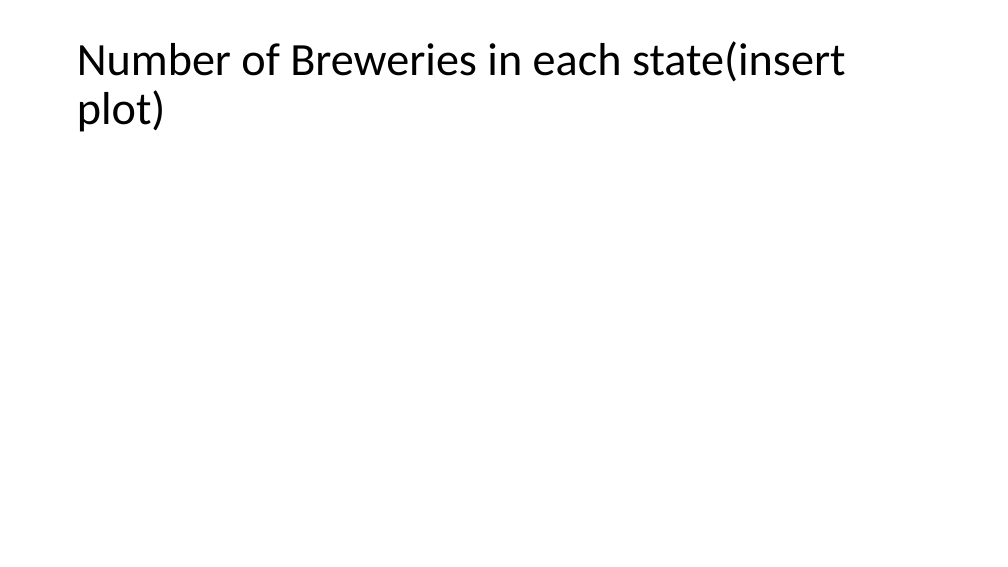
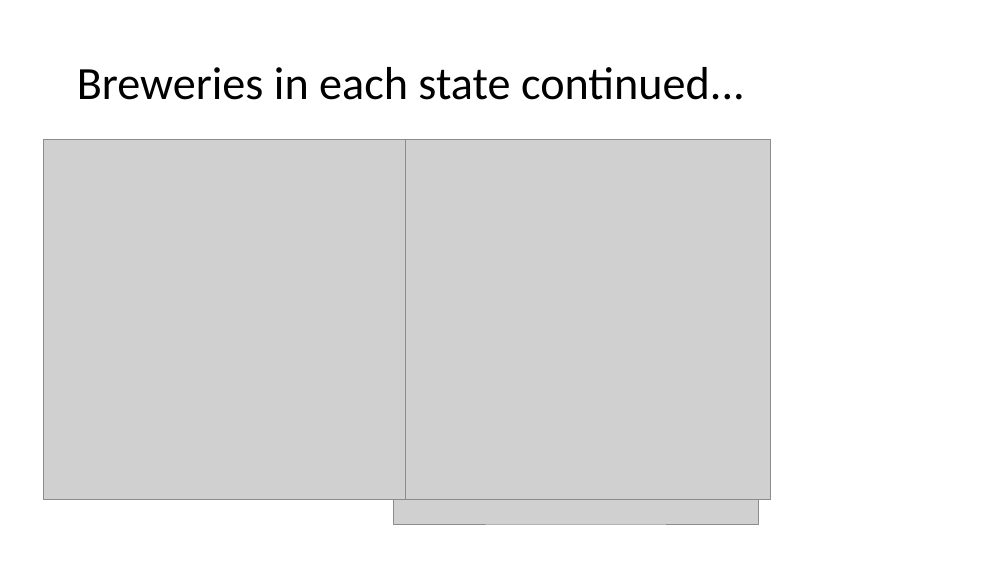
Before and after one commit to RiccoFerraro/dds_case_study_1, a slide deck: slide 6 of Beers_and_Breweries.pptx (slide 3 before the commit). Drawn at 1008x567 pixels with LibreOffice and Linux fonts; fonts in the diff are those of the drawing; grey boxes stand for pictures. Boxes give left, top, right and bottom in pixels: in the first picture for what was removed or moved away, otherwise in the second. Text is boxed around its words. In the diff, an @@ line names an element or a change of style, - is before the commit and + after.

```diff
--- a/Beers_and_Breweries.pptx
+++ b/Beers_and_Breweries.pptx
@@ title at [77,67,745,100]: text changed @@
-Number of Breweries in each state(insert plot)
+Breweries in each state continued...
@@ picture added at [43,140,406,500] @@
@@ picture added at [406,140,771,500] @@
@@ picture added at [393,500,758,524] @@
```
Also in this commit, not shown: 5 other slides changed, 13 slides added, 2 slides removed, 3 other files.
